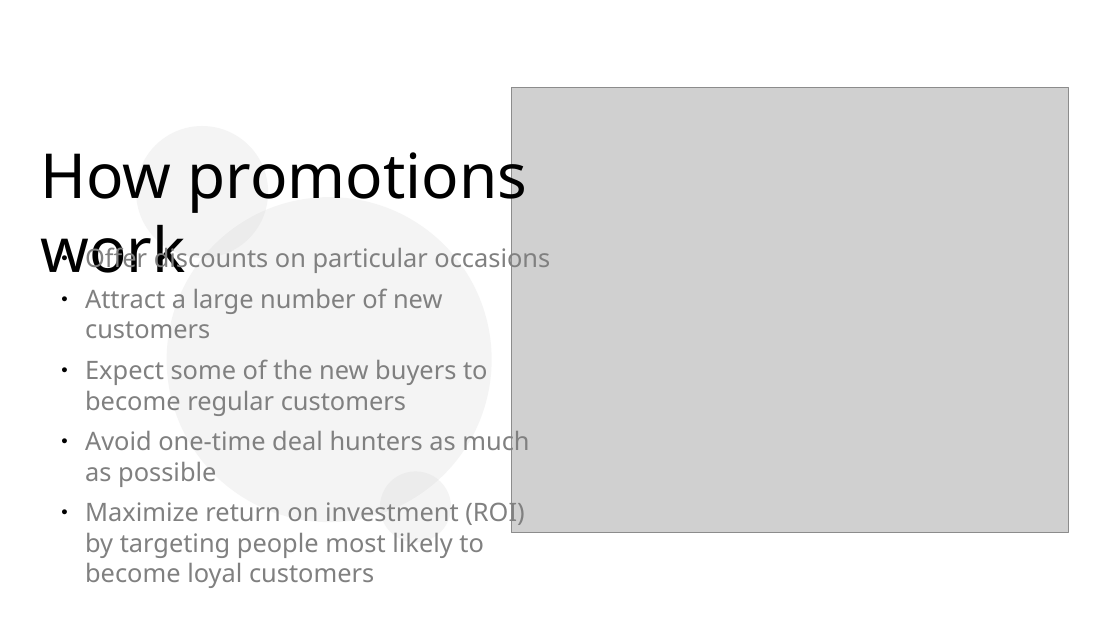
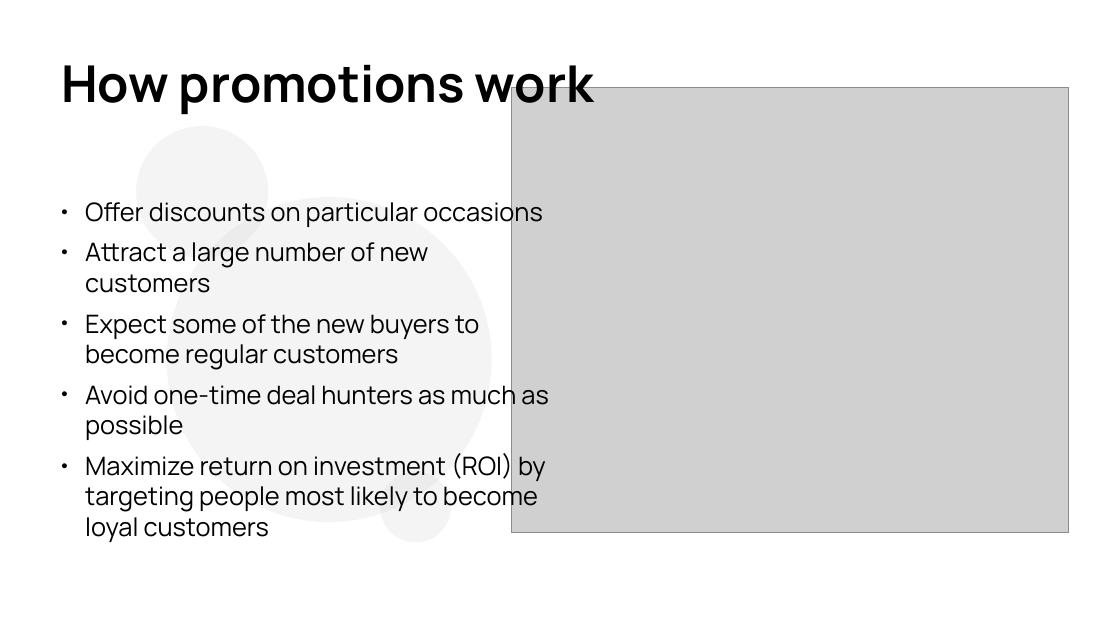
Before and after one commit to atfortes/Repeat-Buyers-Prediction, a slide deck: slide 2 of final_presentation.pptx. Drawn at 1120x630 pixels with LibreOffice and Linux fonts; fonts in the diff are those of the drawing; grey boxes stand for pictures; background and template pictures are left out. Boxes give left, top, right and bottom in pixels: in the first picture for what was removed or moved away, otherwise in the second. Text is boxed around its words. In the diff, an @@ line names an element or a change of style, - is before the commit and + after.

```diff
--- a/final_presentation.pptx
+++ b/final_presentation.pptx
@@ text "How promotions work": place and size @@
-text "How promotions work" at (40, 140, 528, 273)
+text "How promotions work" at (61, 64, 594, 115)
@@ text "How promotions work" at (61, 64, 594, 115): size 44 to 36 pt, font Noto Sans to Manrope, bold on @@
@@ text "Offer discounts on particular occasions": place and size @@
-text "Offer discounts on particular occasions" at (85, 244, 550, 588)
+text "Offer discounts on particular occasions" at (85, 197, 548, 537)
@@ text "Offer discounts on particular occasions" at (85, 197, 548, 537): font Noto Sans to Manrope, text colour #808080 to #000000 @@
```
Also in this commit, not shown: 24 other slides changed, 1 slide added.
